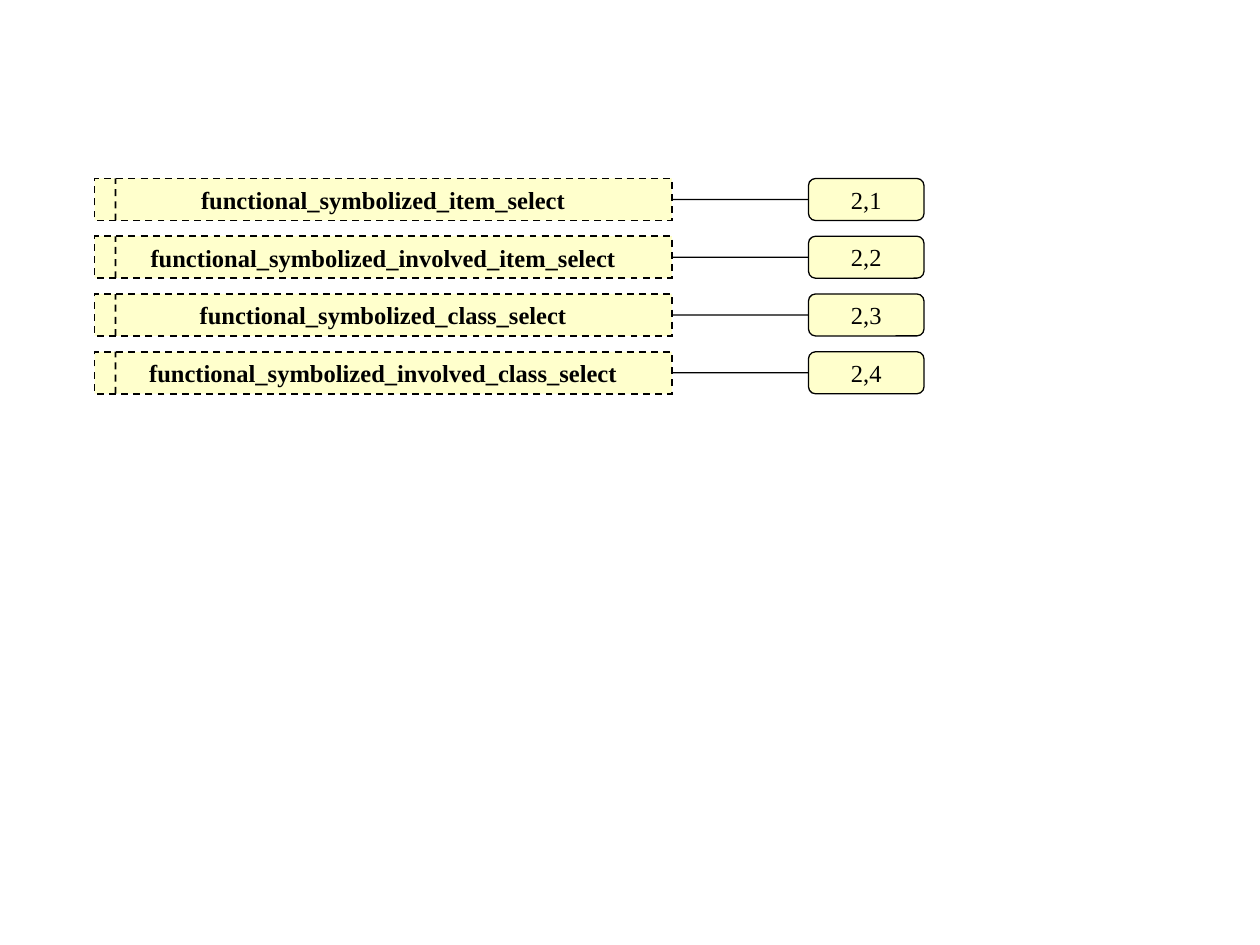
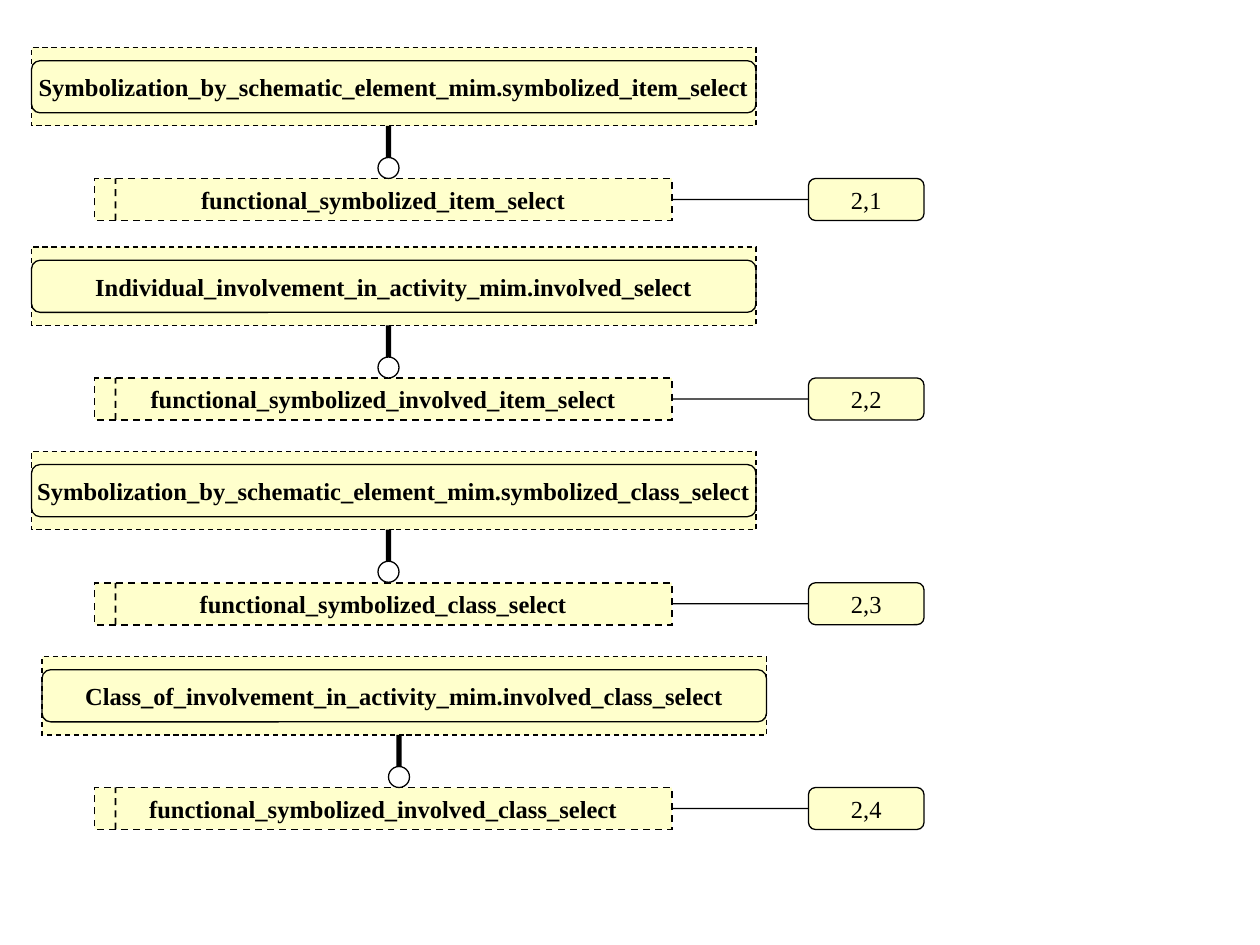
Before and after one commit to starseeker/stepmod_mirror, a slide deck: slide 8 of data/modules/functional_data_and_schematic_representation/functional_data_and_schematic_representation.ppt. Drawn at 1260x945 pixels with LibreOffice and Linux fonts; fonts in the diff are those of the drawing. Boxes give left, top, right and bottom in pixels: in the first picture for what was removed or moved away, otherwise in the second. Text is boxed around its words. In the diff, an @@ line names an element or a change of style, - is before the commit and + after.

Commit message:
select supertypes

```diff
--- a/data/modules/functional_data_and_schematic_representation/functional_data_and_schematic_representation.ppt
+++ b/data/modules/functional_data_and_schematic_representation/functional_data_and_schematic_representation.ppt
@@ rectangle added at (32, 48, 756, 126), fill #FFFFCC, outline #000000 0.74 pt dashed, 14 pt, text #000000, bold @@
+Symbolization_by_schematic_element_mim.symbolized_item_select
@@ rounded rectangle added at (32, 60, 756, 112), outline #000000 0.74 pt @@
@@ line added from (388, 158) to (388, 126), #000000 3 pt @@
@@ ellipse added at (378, 158, 399, 179), fill #FFFFFF, outline #000000 0.74 pt @@
@@ rectangle added at (32, 247, 756, 325), fill #FFFFCC, outline #000000 0.74 pt dashed, 14 pt, text #000000, bold @@
+Individual_involvement_in_activity_mim.involved_select
@@ rounded rectangle added at (32, 261, 756, 312), outline #000000 0.74 pt @@
@@ line added from (388, 357) to (388, 325), #000000 3 pt @@
@@ ellipse added at (378, 357, 399, 378), fill #FFFFFF, outline #000000 0.74 pt @@
@@ rounded rectangle "2,2": place and size @@
-rounded rectangle "2,2" at (809, 237, 925, 278)
+rounded rectangle "2,2" at (809, 378, 925, 420)
@@ text in rectangle at (151, 390, 616, 414): text changed @@
-functional_symbolized_involved_class_select
+functional_symbolized_involved_item_select
@@ 2 lines, 1 rectangle: place and size @@
-2 lines, 1 rectangle at (94, 352, 809, 393)
+2 lines, 1 rectangle at (94, 378, 809, 420)
@@ rectangle added at (32, 451, 756, 529), fill #FFFFCC, outline #000000 0.74 pt dashed, 14 pt, text #000000, bold @@
+Symbolization_by_schematic_element_mim.symbolized_class_select
@@ rounded rectangle added at (32, 465, 756, 517), outline #000000 0.74 pt @@
@@ line added from (388, 561) to (388, 529), #000000 3 pt @@
@@ ellipse added at (378, 561, 399, 582), fill #FFFFFF, outline #000000 0.74 pt @@
@@ line moved from (116, 278) - (116, 237) to (116, 625) - (116, 583) @@
@@ 1 rectangle, 1 rounded rectangle, 1 line: place and size @@
-1 rectangle, 1 rounded rectangle, 1 line at (94, 294, 925, 335)
+1 rectangle, 1 rounded rectangle, 1 line at (94, 583, 925, 625)
@@ rectangle added at (42, 656, 766, 735), fill #FFFFCC, outline #000000 0.74 pt dashed, 14 pt, text #000000, bold @@
+Class_of_involvement_in_activity_mim.involved_class_select
@@ rounded rectangle added at (42, 670, 766, 722), outline #000000 0.74 pt @@
@@ line added from (399, 766) to (399, 735), #000000 3 pt @@
@@ ellipse added at (388, 766, 410, 788), fill #FFFFFF, outline #000000 0.74 pt @@
@@ rectangle "functional_symbolized_involved_class_select": place and size @@
-rectangle "functional_symbolized_involved_class_select" at (94, 237, 672, 278)
+rectangle "functional_symbolized_involved_class_select" at (94, 788, 672, 829)
@@ line moved from (116, 336) - (116, 294) to (116, 829) - (116, 788) @@
@@ text in rectangle at (149, 800, 616, 823): text changed @@
-functional_symbolized_involved_item_select
+functional_symbolized_involved_class_select
@@ line moved from (672, 257) - (809, 257) to (672, 809) - (809, 809) @@
@@ rounded rectangle "2,4": place and size @@
-rounded rectangle "2,4" at (809, 352, 925, 393)
+rounded rectangle "2,4" at (809, 788, 925, 829)
```
Also in this commit, not shown: 1 other slide changed, 5 other files.
